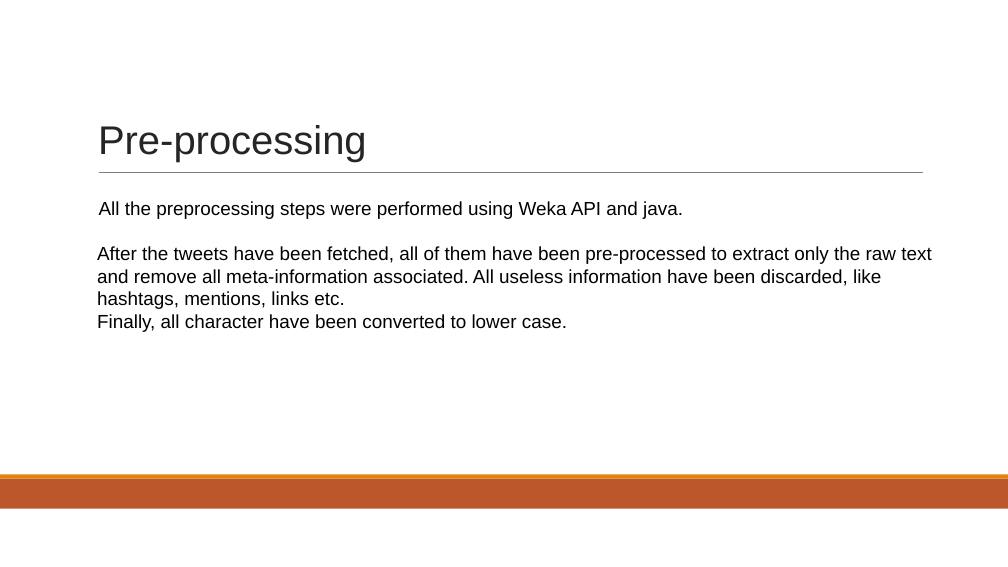
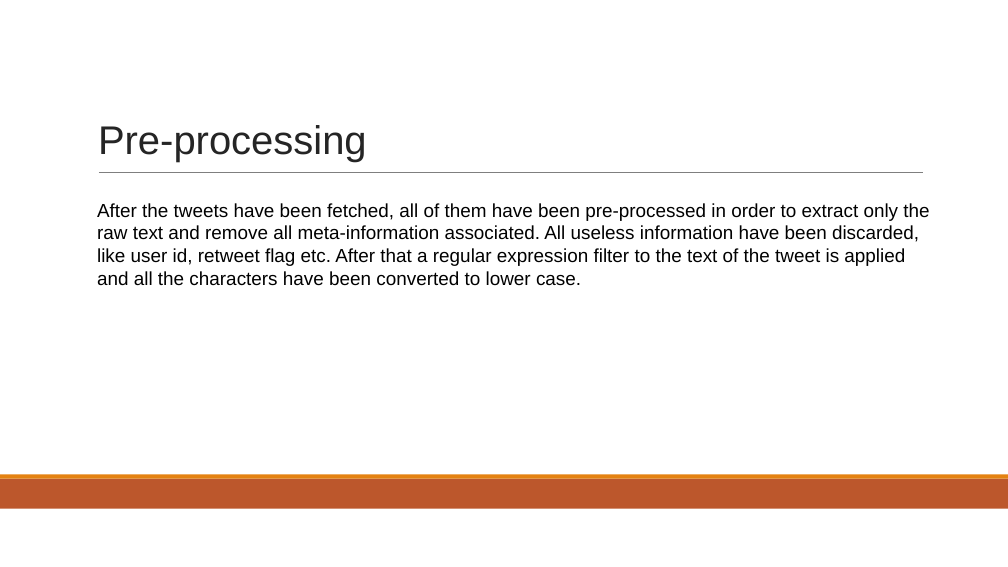
Before and after one commit to Geghi/DMML-Project, a slide deck: slide 6 of documentation/presentazione/presentazione.pptx. Drawn at 1008x567 pixels with LibreOffice and Linux fonts; fonts in the diff are those of the drawing. Boxes give left, top, right and bottom in pixels: in the first picture for what was removed or moved away, otherwise in the second. Text is boxed around its words. In the diff, an @@ line names an element or a change of style, - is before the commit and + after.

```diff
--- a/documentation/presentazione/presentazione.pptx
+++ b/documentation/presentazione/presentazione.pptx
@@ text at (97,203,929,286): text changed @@
-After the tweets have been fetched, all of them have been pre-processed to extract only the raw text and remove all meta-information associated. All useless information have been discarded, like hashtags, mentions, links etc.
-Finally, all character have been converted to lower case.
+After the tweets have been fetched, all of them have been pre-processed in order to extract only the raw text and remove all meta-information associated. All useless information have been discarded, like user id, retweet flag etc. After that a regular expression filter to the text of the tweet is applied and all the characters have been converted to lower case.
@@ text removed at (99,201,683,219) @@
-All the preprocessing steps were performed using Weka API and java.
```
Also in this commit, not shown: 12 other slides changed, 3 slides added, 1 slide removed, 1 other file.
